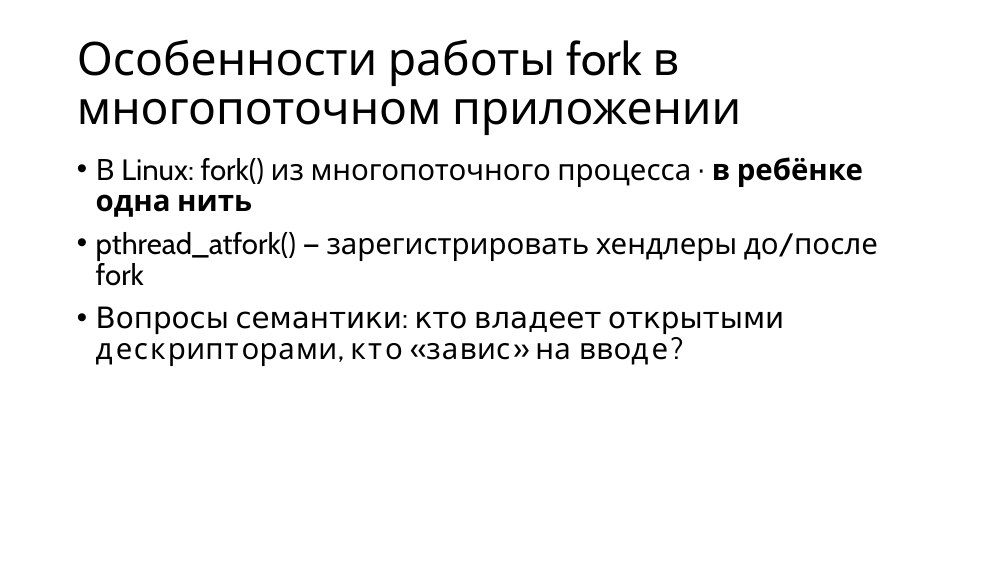
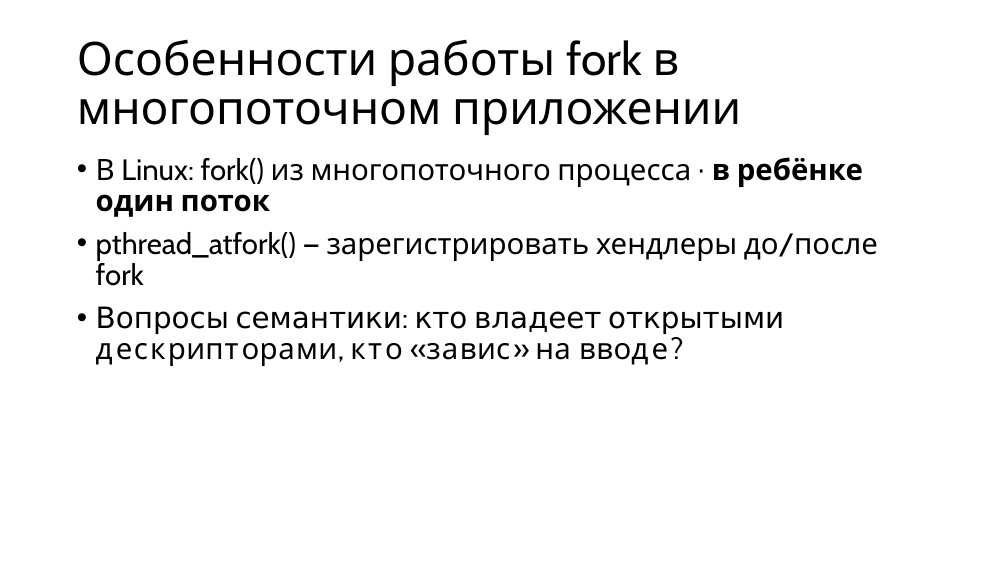
Before and after one commit to alexey-malov/os-course, a slide deck: slide 14 of lectures/04/Потоки.pptx. Drawn at 1008x567 pixels with LibreOffice and Linux fonts; fonts in the diff are those of the drawing. Boxes give left, top, right and bottom in pixels: in the first picture for what was removed or moved away, otherwise in the second. Text is boxed around its words. In the diff, an @@ line names an element or a change of style, - is before the commit and + after.

Commit message:
Заменил термин "нить" на "поток"

```diff
--- a/lectures/04/Потоки.pptx
+++ b/lectures/04/Потоки.pptx
@@ text at [96, 157, 863, 217]: text changed @@
-• В Linux: fork() из многопоточного процесса ⇒ в ребёнке одна нить
+• В Linux: fork() из многопоточного процесса ⇒ в ребёнке один поток
```
Also in this commit, not shown: 1 other slide changed.
